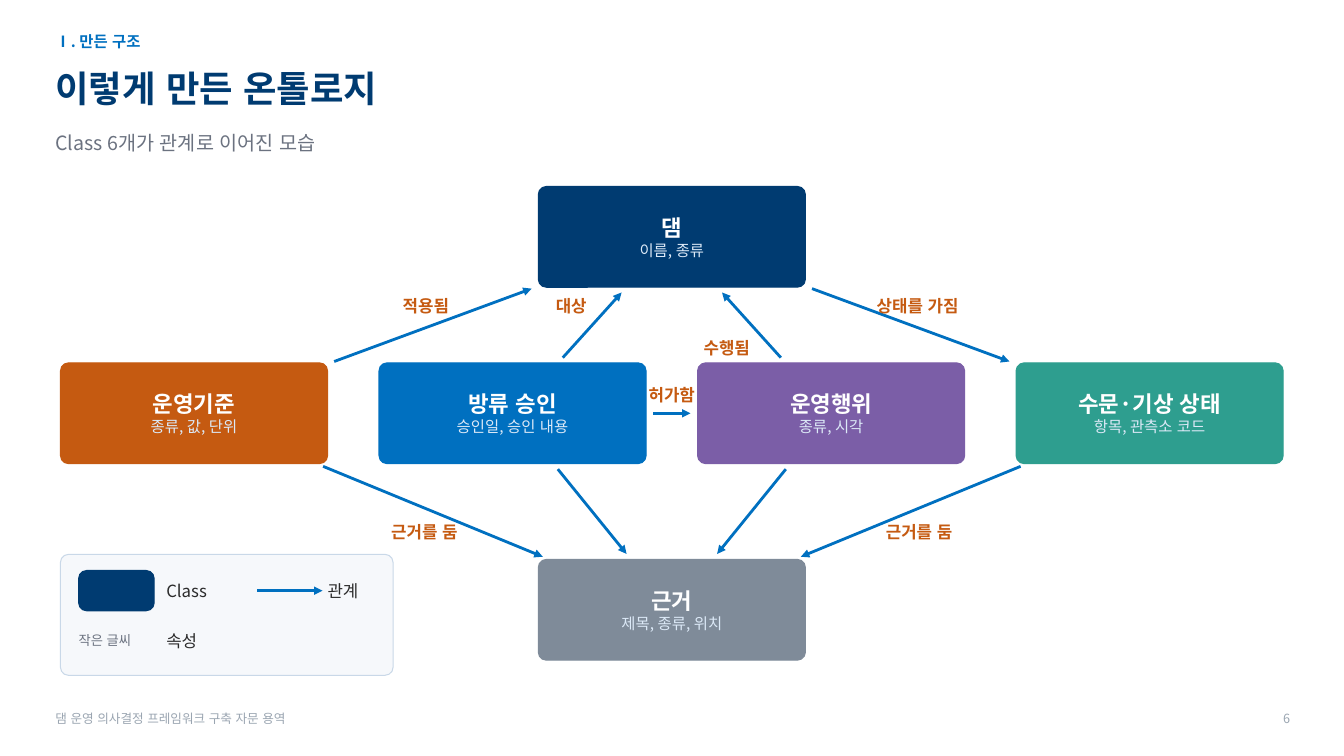
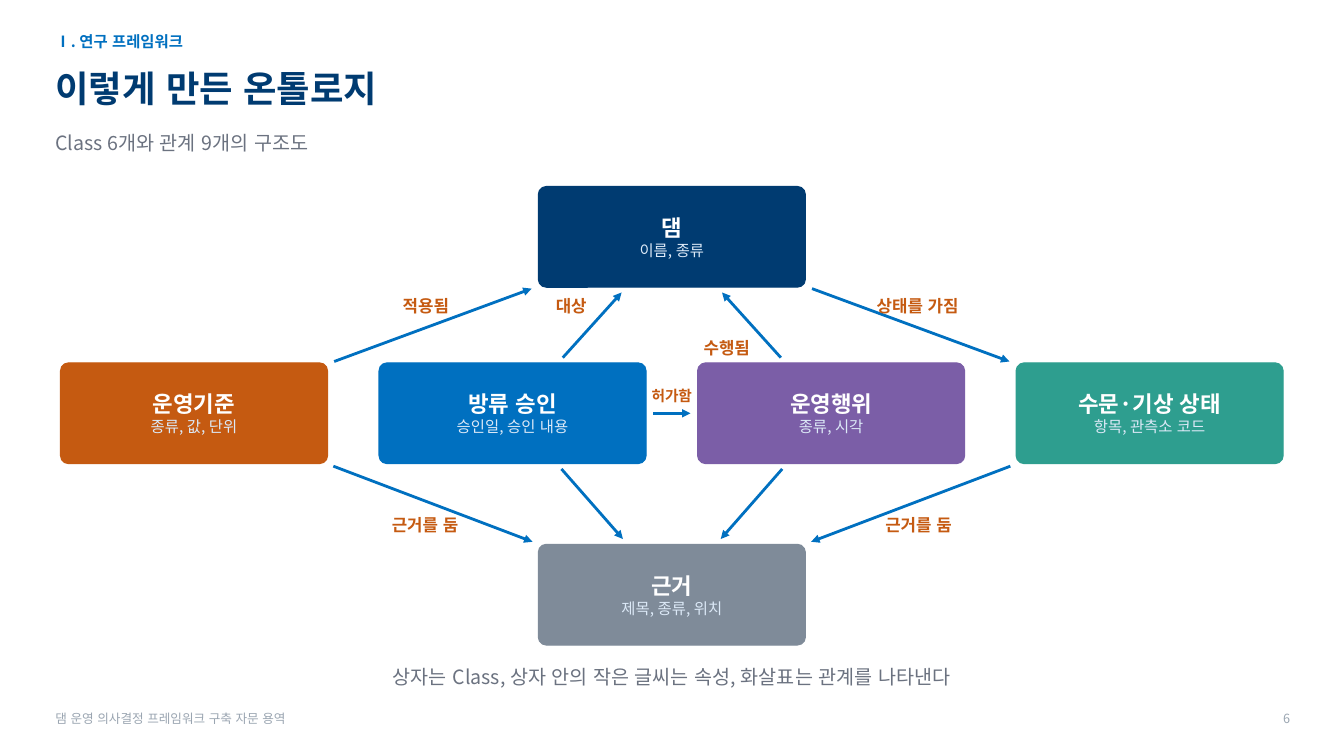
Before and after one commit to mkm1119/KGRAG-LLM, a slide deck: slide 6 of project_khnp/2026.11.26_한강수력본부_발표자료_초안.pptx. Drawn at 1344x756 pixels with LibreOffice and Linux fonts; fonts in the diff are those of the drawing; background and template pictures are left out. Boxes give left, top, right and bottom in pixels: in the first picture for what was removed or moved away, otherwise in the second. Text is boxed around its words. In the diff, an @@ line names an element or a change of style, - is before the commit and + after.

```diff
--- a/project_khnp/2026.11.26_한강수력본부_발표자료_초안.pptx
+++ b/project_khnp/2026.11.26_한강수력본부_발표자료_초안.pptx
@@ text at (x1=55, y1=34, x2=183, y2=49): text changed @@
-Ⅰ. 만든 구조
+Ⅰ. 연구 프레임워크
@@ text at (x1=55, y1=134, x2=308, y2=152): text changed @@
-Class 6개가 관계로 이어진 모습
+Class 6개와 관계 9개의 구조도
@@ text "허가함" at (x1=652, y1=388, x2=692, y2=403): size 12 to 10.5 pt @@
@@ arrow moved from (324, 467) - (542, 557) to (334, 466) - (532, 542) @@
@@ arrow moved from (558, 469) - (627, 555) to (562, 469) - (623, 539) @@
@@ arrow moved from (786, 469) - (717, 555) to (782, 469) - (721, 539) @@
@@ arrow moved from (1020, 467) - (802, 557) to (1010, 466) - (812, 542) @@
@@ text "근거를 둠" moved from (x1=391, y1=521, x2=457, y2=540) to (x1=392, y1=514, x2=458, y2=533) @@
@@ text "근거를 둠" moved from (x1=886, y1=521, x2=952, y2=540) to (x1=885, y1=514, x2=951, y2=533) @@
@@ rounded rectangle removed at (x1=60, y1=555, x2=393, y2=676) @@
@@ text "근거" moved from (x1=621, y1=590, x2=722, y2=632) to (x1=621, y1=575, x2=722, y2=617) @@
@@ rounded rectangle moved from (x1=538, y1=560, x2=806, y2=660) to (x1=538, y1=544, x2=806, y2=645) @@
@@ rounded rectangle removed at (x1=79, y1=571, x2=154, y2=611) @@
@@ text removed at (x1=166, y1=583, x2=207, y2=597) @@
-Class
@@ arrow removed from (257, 591) to (323, 591) @@
@@ text removed at (x1=328, y1=583, x2=359, y2=599) @@
-관계
@@ text removed at (x1=79, y1=634, x2=131, y2=646) @@
-작은 글씨
@@ text removed at (x1=166, y1=633, x2=197, y2=649) @@
-속성
@@ text added at (x1=393, y1=668, x2=950, y2=688), 14 pt, text #6B7280 @@
+상자는 Class, 상자 안의 작은 글씨는 속성, 화살표는 관계를 나타낸다
```
Also in this commit, not shown: 12 other slides changed, 1 slide added, 1 slide removed, 3 other files.
